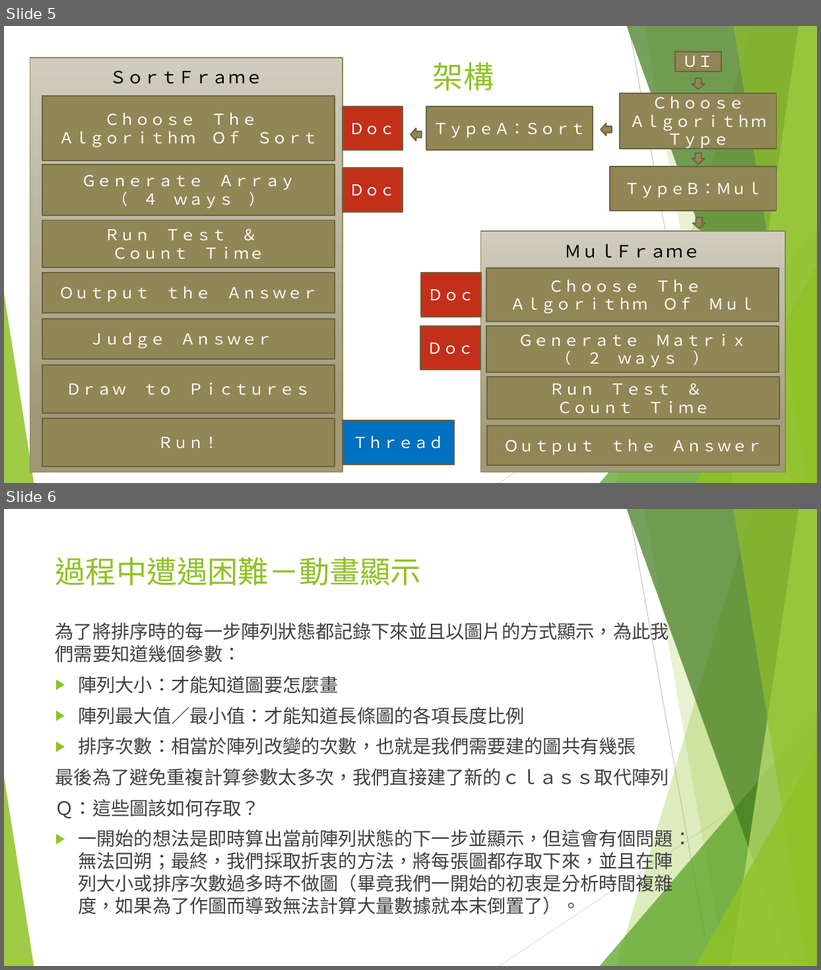
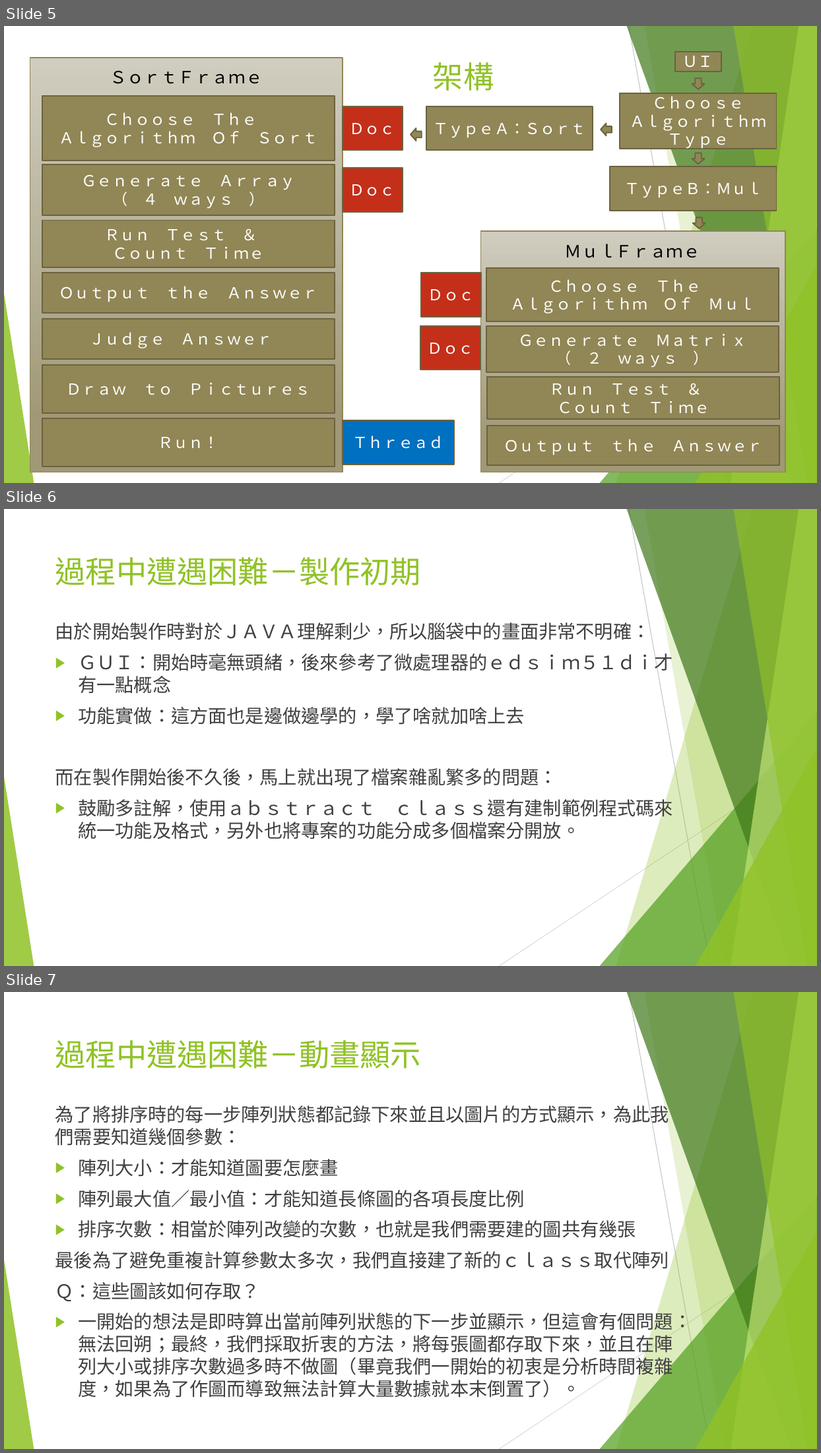
Before and after one commit to SUNGOD3/JAVA_TSJ, a slide deck: JAVA_TSJ.pptx. Shown one above the other, each under a label of ours: slides 5 and 6 before the commit, slides 5, 6 and 7 after it. The pictures are 821x970 and 821x1453 pixels, drawn with LibreOffice and Linux fonts; fonts in the diff are those of the drawing. Boxes give left, top, right and bottom in pixels: in the first picture for what was removed or moved away, otherwise in the second. Text is boxed around its words. In the diff, an @@ line names an element or a change of style, - is before the commit and + after.

```diff
--- a/JAVA_TSJ.pptx
+++ b/JAVA_TSJ.pptx
@@ slide 6 added at [4, 509, 817, 966], background #FFFFFF; not listed: 10 template elements that a slide beside it also shows @@
@@ title added at [55, 557, 421, 586], 36 pt, text #90C226 @@
+過程中遭遇困難－製作初期
@@ text added at [55, 620, 673, 840], 22 pt, text #404040 @@
+由於開始製作時對於ＪＡＶＡ理解剩少，所以腦袋中的畫面非常不明確：
+▶ ＧＵＩ：開始時毫無頭緒，後來參考了微處理器的ｅｄｓｉｍ５１ｄｉ才有一點概念
+▶ 功能實做：這方面也是邊做邊學的，學了啥就加啥上去
+而在製作開始後不久後，馬上就出現了檔案雜亂繁多的問題：
+▶ 鼓勵多註解，使用ａｂｓｔｒａｃｔ ｃｌａｓｓ還有建制範例程式碼來統一功能及格式，另外也將專案的功能分成多個檔案分開放。
@@ what was slide 6 is now slide 7 @@
```
